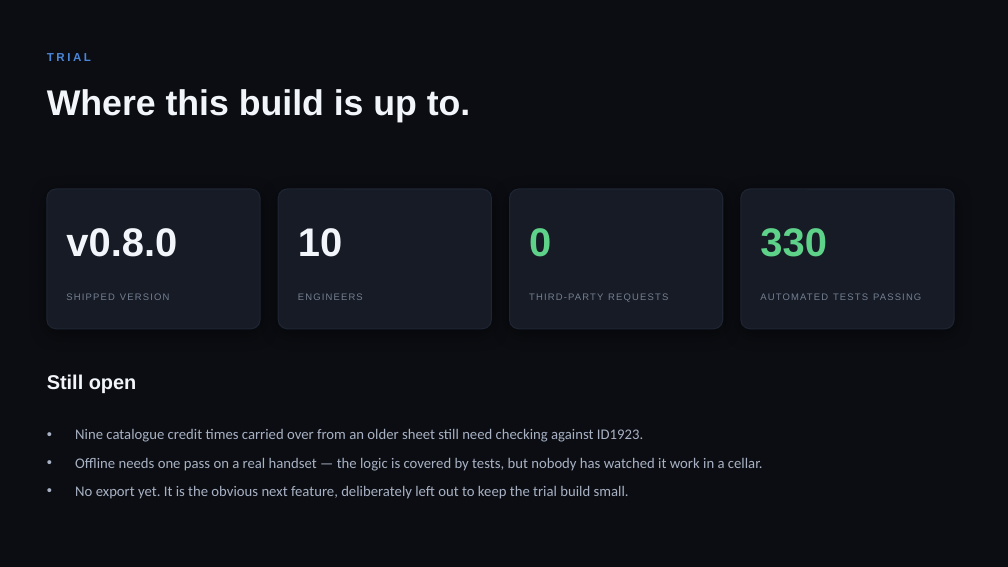
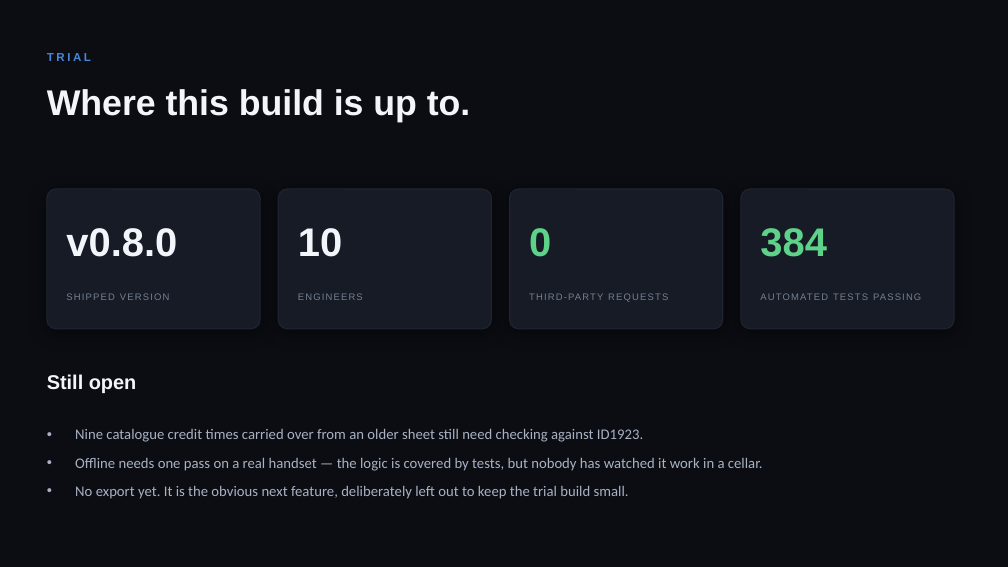
Before and after one commit to belacorg/CTAPTracker, a slide deck: slide 10 of docs/presentation/CTAP-Tracker.pptx (slide 9 before the commit). Drawn at 1008x567 pixels with LibreOffice and Linux fonts; fonts in the diff are those of the drawing. Boxes give left, top, right and bottom in pixels: in the first picture for what was removed or moved away, otherwise in the second. Text is boxed around its words. In the diff, an @@ line names an element or a change of style, - is before the commit and + after.

```diff
--- a/docs/presentation/CTAP-Tracker.pptx
+++ b/docs/presentation/CTAP-Tracker.pptx
@@ text at <box>760,228,827,257</box>: text changed @@
-330
+384
```
Also in this commit, not shown: 1 other slide changed, 1 slide added.
